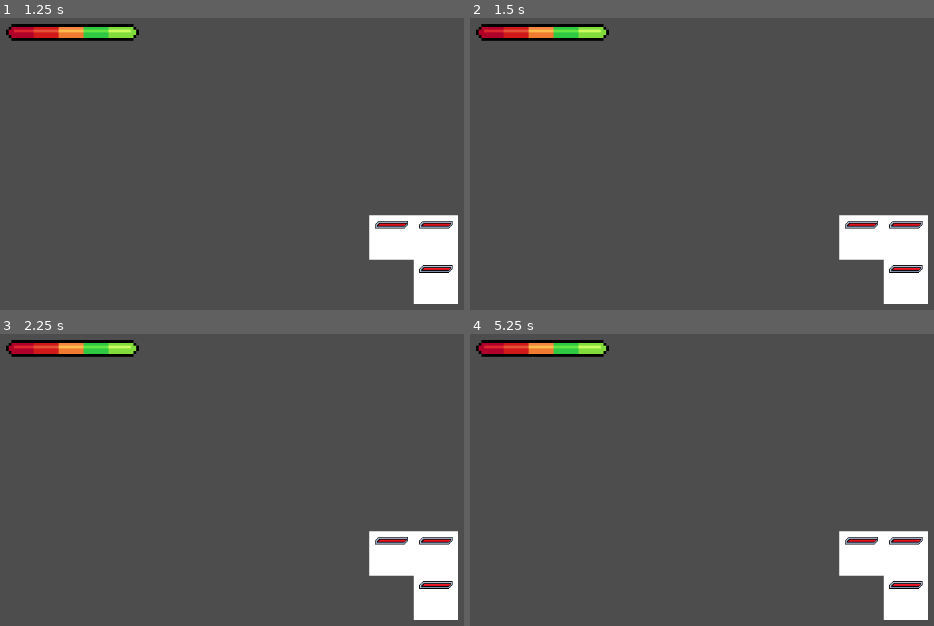
Above: before the commit, frames 1-4 (two rows, left to right).
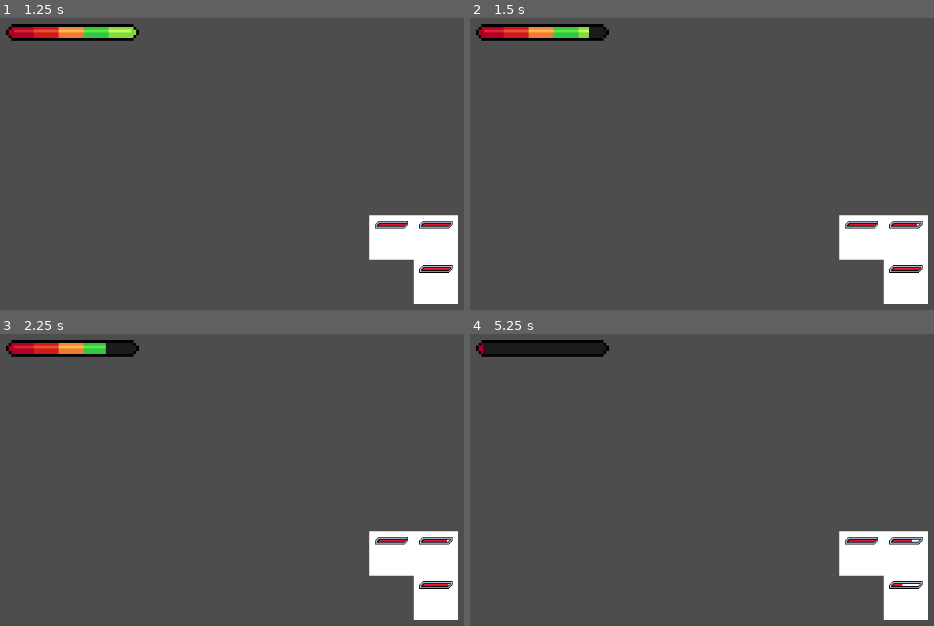
Above: after the commit, the same moments.

Repository: zuiyu1998/text_dungeon
Game: Godot game, scene res://main.tscn
The game is run twice, just before and just after one commit, with the same random seed, the same clock (stepped at 60 frames per second) and the same inputs.
Inputs (mouse positions are in pixels of both pictures, inside the frame that each line leads up to):
- Up to frame 1 (1.25 s): tap Enter at 0.5 s; press the mouse at (389, 237) at 0.53 s
- Up to frame 2 (1.5 s): tap Space at 1.25 s; move the mouse to (906, 237) at 1.27 s; release the mouse at (906, 237) at 1.28 s; click (906, 237) at 1.35 s
- Up to frame 3 (2.25 s): tap Enter at 2 s; move the mouse to (436, 596) at 2.02 s; press the mouse at (436, 596) at 2.03 s
- Up to frame 4 (5.25 s): tap Space at 2.75, 4.25 s; move the mouse to (outside the picture) at 2.77 s; release the mouse at (outside the picture) at 2.78 s; click (outside the picture) at 2.85 s; tap Enter at 3.5 s; move the mouse to (outside the picture) at 3.52 s; press the mouse at (outside the picture) at 3.53 s; move the mouse to (623, 485) at 4.27 s; release the mouse at (623, 485) at 4.28 s; click (623, 485) at 4.35 s; move the mouse to (901, 553) at 5.02 s; press the mouse at (901, 553) at 5.03 s

Frame 1 is identical in both runs. In frame 2, 0.1% of the frame differs, in the area x 25-98%, y 3-72%; in frame 3, 0.3%; in frame 4, 1.0%, in the area x 2-98%, y 3-87%.

Commit message:
feat: 添加StatsEffectExector

Diff:
--- /dev/null
+++ b/src/effect/effect_builder.gd
@@ -0,0 +1,7 @@
+class_name EffectBuilder
+extends RefCounted
+
+
+func build() -> EffectContext:
+	printerr("[EffectBuilder] build not initialization")
+	return
--- /dev/null
+++ b/src/effect/effect_context.gd
@@ -0,0 +1,12 @@
+class_name EffectContext
+extends RefCounted
+
+# 伤害数值
+var damage: int = 0
+# 伤害类型
+var damage_type: Damage.DamageType = Damage.DamageType.BLUNT
+
+
+static func new_effct() -> EffectContext:
+	var context = EffectContext.new()
+	return context
--- /dev/null
+++ b/src/effect/effect_executor.gd
@@ -0,0 +1,12 @@
+class_name EffectExector
+extends RefCounted
+
+
+func apply_effcts(effcts: Array[EffectBuilder]):
+	var effct_context_list = effcts.map(func(builder: EffectBuilder): return builder.build())
+	for context in effct_context_list:
+		apply(context)
+
+
+func apply(_context: EffectContext):
+	pass
--- a/src/stats/effects/battle_stats_effct.gd
+++ b/src/stats/effects/battle_stats_effct.gd
@@ -1,4 +1,4 @@
-class_name BattleStatsEffect extends StatsEffect
+class_name BattleStatsEffect extends EffectBuilder
 
 var _result: BattleResult
 
@@ -9,8 +9,11 @@
 	return effct
 
 
-func update(context: StatsContext):
-	# 对伤害进行计算
+func build() -> EffectContext:
+	var context = EffectContext.new_effct()
 
 	if not _result.is_active and _result.hit_result.hit:
-		context.state.update_health(-_result.damage_result.damage)
+		context.damage = -_result.damage_result.damage
+		context.damage_type = _result.damage_result.damage_type
+
+	return context
--- a/src/stats/stats.gd
+++ b/src/stats/stats.gd
@@ -8,6 +8,10 @@
 
 var _props: Props = PropConst.get_default_props()
 var _state: StatsState = StatsState.new()
+
+
+func get_effct_exector() -> EffectExector:
+	return StatsEffectExector.new_effct_exector(self)
 
 
 func _ready() -> void:
@@ -39,24 +43,3 @@
 
 func _on_bind():
 	_state.health_update.connect(emit_health_update)
-
-
-func _get_context() -> StatsContext:
-	var context := StatsContext.new()
-	var props := Props.new()
-	props.from_dic(_base_props.to_dic())
-
-	context.props = props
-	context.state = _state
-	return context
-
-
-func _merge_context(context: StatsContext):
-	self._props = context.props
-
-
-func apply_effcts(effcts: Array[StatsEffect]):
-	var context = _get_context()
-	for effct in effcts:
-		effct.update(context)
-	_merge_context(context)
--- a/src/stats/stats_battle_item.gd
+++ b/src/stats/stats_battle_item.gd
@@ -25,7 +25,7 @@
 
 func apply_battle_result(res: BattleResult):
 	var effect = BattleStatsEffect.new_battle_stats_effect(res)
-	_character.get_stats().apply_effcts([effect])
+	_character.get_stats().get_effct_exector().apply_effcts([effect])
 
 
 func get_die() -> bool:
--- a/src/stats/stats_context.gd
+++ /dev/null
@@ -1,6 +0,0 @@
-# 可用于修改的统计数据
-class_name StatsContext
-
-var props: Props
-
-var state: StatsState
--- a/src/stats/stats_effect.gd
+++ /dev/null
@@ -1,5 +0,0 @@
-class_name StatsEffect
-
-
-func update(_context: StatsContext):
-	pass
--- /dev/null
+++ b/src/stats/stats_effect_executor.gd
@@ -0,0 +1,13 @@
+class_name StatsEffectExector extends EffectExector
+
+var _stats: Stats
+
+
+func apply(context: EffectContext):
+	_stats._state.update_health(context.damage)
+
+
+static func new_effct_exector(stats: Stats) -> EffectExector:
+	var effct_exector = StatsEffectExector.new()
+	effct_exector._stats = stats
+	return effct_exector
--- a/src/stats/stats_state.gd
+++ b/src/stats/stats_state.gd
@@ -28,4 +28,4 @@
 
 class BattleSourceState:
 	extends RefCounted
-	var damage: int = 0
+	var damage: int = 2
Not shown, added: src/effect/effect_builder.gd.uid
Not shown, added: src/effect/effect_context.gd.uid
Not shown, added: src/effect/effect_executor.gd.uid
Not shown, removed: src/stats/stats_context.gd.uid
Not shown, removed: src/stats/stats_effect.gd.uid
Not shown, added: src/stats/stats_effect_executor.gd.uid
